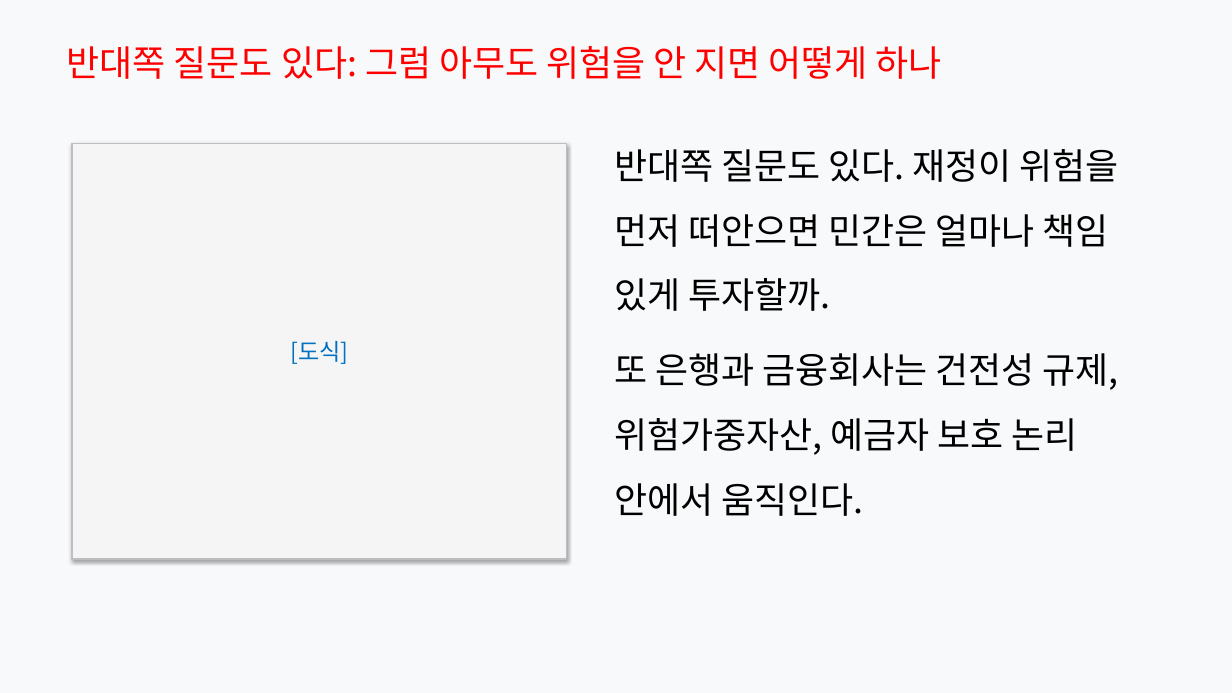
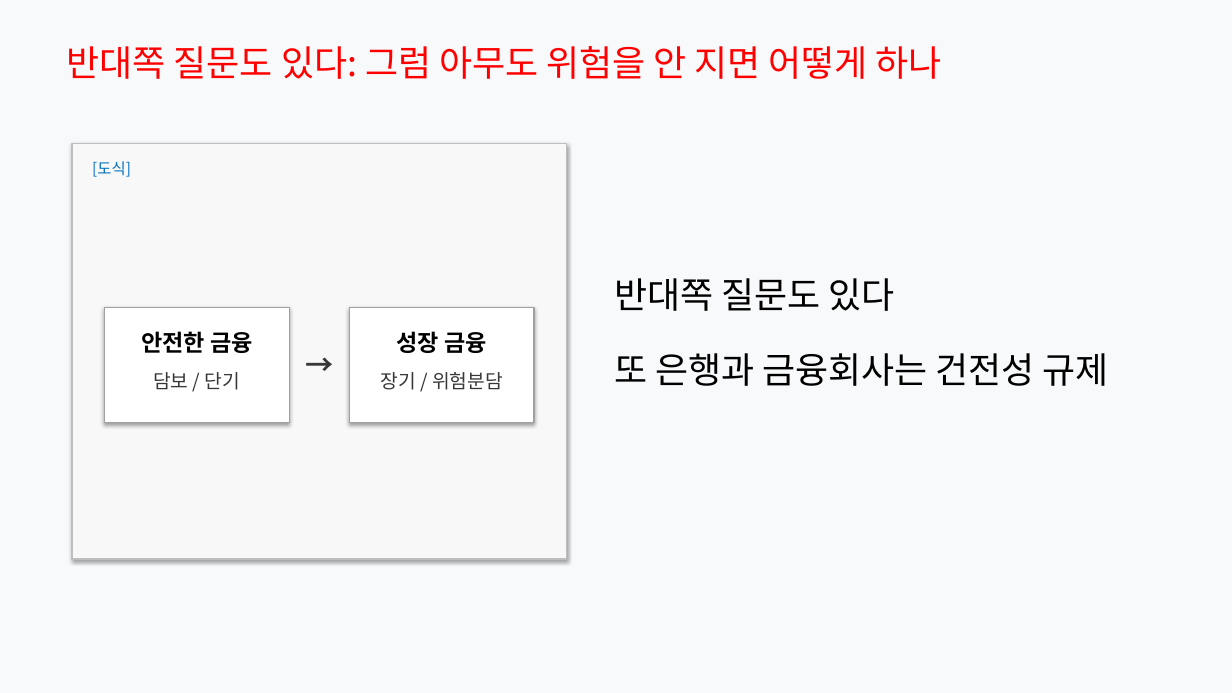
Before and after one commit to Rlearnchan/luddite, a slide deck: slide 17 of outputs/pptx/productive_finance_policy_styled_draft.pptx. Drawn at 1232x693 pixels with LibreOffice and Linux fonts; fonts in the diff are those of the drawing. Boxes give left, top, right and bottom in pixels: in the first picture for what was removed or moved away, otherwise in the second. Text is boxed around its words. In the diff, an @@ line names an element or a change of style, - is before the commit and + after.

```diff
--- a/outputs/pptx/productive_finance_policy_styled_draft.pptx
+++ b/outputs/pptx/productive_finance_policy_styled_draft.pptx
@@ rectangle at <box>72,143,567,559</box>: fill #F5F5F5 to #F8F8F8 @@
@@ text added at <box>92,161,131,177</box>, 12 pt, text #0070C0 @@
+[도식]
@@ text at <box>614,278,1109,386</box>: text changed @@
-반대쪽 질문도 있다. 재정이 위험을 먼저 떠안으면 민간은 얼마나 책임 있게 투자할까.
-또 은행과 금융회사는 건전성 규제, 위험가중자산, 예금자 보호 논리 안에서 움직인다.
+반대쪽 질문도 있다
+또 은행과 금융회사는 건전성 규제
@@ rectangle added at <box>104,308,289,423</box>, fill #FFFFFF, outline #A0A0A0 1 pt @@
@@ rectangle added at <box>349,308,534,423</box>, fill #FFFFFF, outline #A0A0A0 1 pt @@
@@ text added at <box>141,331,253,353</box>, 18 pt, text #000000, bold @@
+안전한 금융
@@ text in rectangle at <box>290,341,348,364</box>: text removed @@
-[도식]
@@ text added at <box>297,343,343,378</box>, 22 pt, text #373737, bold @@
+→
@@ text added at <box>397,331,487,353</box>, 18 pt, text #000000, bold @@
+성장 금융
@@ text added at <box>153,372,240,390</box>, 15 pt, text #373737 @@
+담보 / 단기
@@ text added at <box>380,372,503,390</box>, 15 pt, text #373737 @@
+장기 / 위험분담
```
Also in this commit, not shown: 19 other slides changed, 8 other files.
